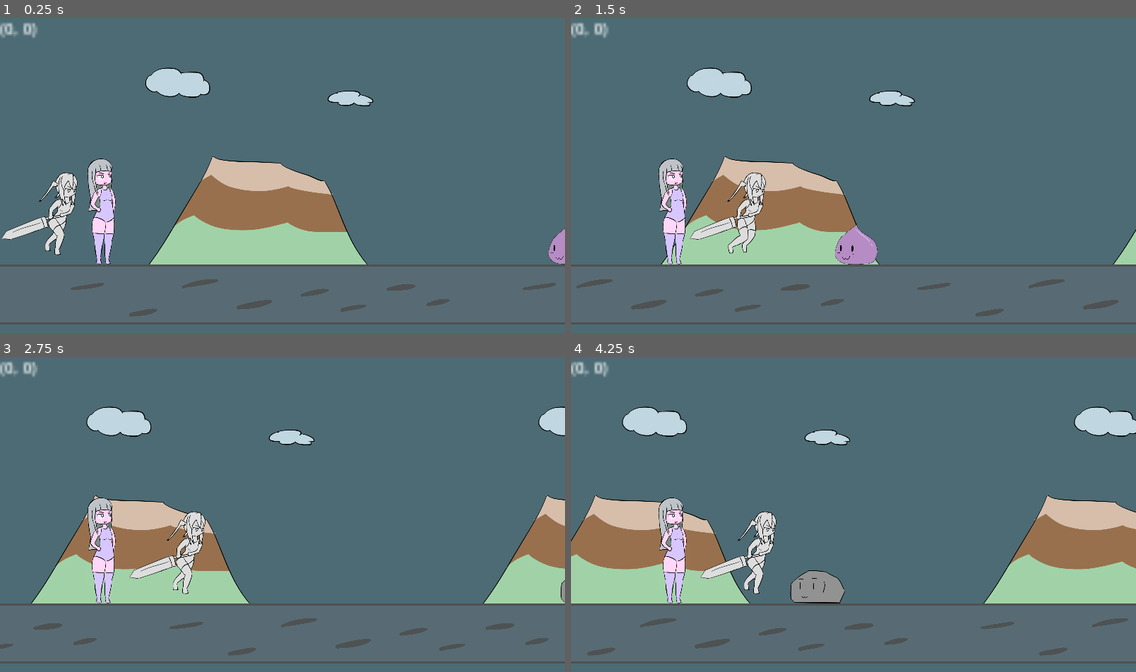
Above: before the commit, frames 1-4 (two rows, left to right).
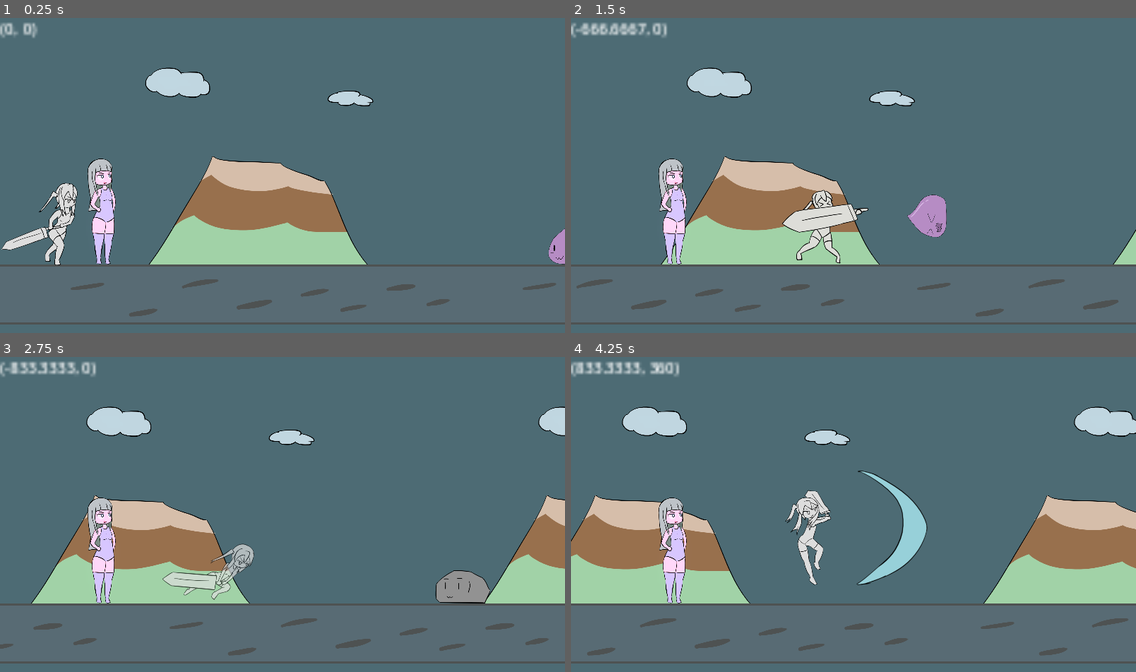
Above: after the commit, the same moments.

Repository: BeatMil/Animurun
Game: Godot game, scene res://Scenes/Forest.tscn
The game is run twice, just before and just after one commit, with the same random seed, the same clock (stepped at 60 frames per second) and the same inputs.
Inputs:
- Up to frame 1 (0.25 s): no input
- Up to frame 2 (1.5 s): tap Enter (ui_accept) at 0.5 s; hold K (block, bound only after the commit) 0.53-1.28 s; hold D (move_right, bound only after the commit) from 0.53 s (still down); tap Space (jump, bound only after the commit) at 0.77, 1.07 s; tap U (block, bound only before the commit) at 0.8, 1.35 s
- Up to frame 3 (2.75 s): tap Space (jump, bound only after the commit) at 1.52, 1.82 s; tap L (dodge, bound only after the commit) at 1.55 s; release D (move_right, bound only after the commit) at 2.03 s; hold A (move_left, bound only after the commit) from 2.03 s (still down); hold L (dodge, bound only after the commit) from 2.03 s (still down); tap E (dodge, bound only before the commit) at 2.3 s
- Up to frame 4 (4.25 s): release A (move_left, bound only after the commit) at 2.78 s; release L (dodge, bound only after the commit) at 2.78 s; hold D (move_right, bound only after the commit) from 2.78 s (still down); tap E (dodge, bound only before the commit) at 2.85 s; tap Space (jump, bound only after the commit) at 3.02, 3.32, 3.77, 4.07 s; tap Enter (ui_accept) at 3.05 s; hold Enter (ui_accept) from 3.53 s (still down); tap J (attack, bound only after the commit) at 3.8 s

The runs differ from the first frame. In frame 1, 1.3% of the frame differs, in the area x 0-14%, y 49-79%; in frame 2, 4.3%; in frame 3, 3.2%; in frame 4, 4.6%, in the area x 0-64%, y 1-79%.
Error before the commit: Invalid call. Nonexistent function 'push' in base 'CharacterBody2D'. (res://scripts/Slime.gd:40)

Commit message:
Add movement and jumping to chiichan

Diff:
--- a/project.godot
+++ b/project.godot
@@ -34,14 +34,34 @@
 "events": [Object(InputEventKey,"resource_local_to_scene":false,"resource_name":"","device":-1,"window_id":0,"alt_press …(182 unchanged characters)…
 ]
 }
+attack={
+"deadzone": 0.5,
+"events": [Object(InputEventKey,"resource_local_to_scene":false,"resource_name":"","device":-1,"window_id":0,"alt_pressed":false,"shift_pressed":false,"ctrl_pressed":false,"meta_pressed":false,"pressed":false,"keycode":0,"physical_keycode":74,"key_label":0,"unicode":106,"echo":false,"script":null)
+]
+}
 block={
 "deadzone": 0.5,
-"events": [Object(InputEventKey,"resource_local_to_scene":false,"resource_name":"","device":-1,"window_id":0,"alt_pressed":false,"shift_pressed":false,"ctrl_pressed":false,"meta_pressed":false,"pressed":false,"keycode":0,"physical_keycode":85,"key_label":0,"unicode":117,"echo":false,"script":null)
+"events": [Object(InputEventKey,"resource_local_to_scene":false,"resource_name":"","device":-1,"window_id":0,"alt_pressed":false,"shift_pressed":false,"ctrl_pressed":false,"meta_pressed":false,"pressed":false,"keycode":0,"physical_keycode":75,"key_label":0,"unicode":107,"echo":false,"script":null)
 ]
 }
 dodge={
 "deadzone": 0.5,
-"events": [Object(InputEventKey,"resource_local_to_scene":false,"resource_name":"","device":-1,"window_id":0,"alt_pressed":false,"shift_pressed":false,"ctrl_pressed":false,"meta_pressed":false,"pressed":false,"keycode":0,"physical_keycode":69,"key_label":0,"unicode":101,"echo":false,"script":null)
+"events": [Object(InputEventKey,"resource_local_to_scene":false,"resource_name":"","device":-1,"window_id":0,"alt_pressed":false,"shift_pressed":false,"ctrl_pressed":false,"meta_pressed":false,"pressed":false,"keycode":0,"physical_keycode":76,"key_label":0,"unicode":108,"echo":false,"script":null)
+]
+}
+jump={
+"deadzone": 0.5,
+"events": [Object(InputEventKey,"resource_local_to_scene":false,"resource_name":"","device":-1,"window_id":0,"alt_pressed":false,"shift_pressed":false,"ctrl_pressed":false,"meta_pressed":false,"pressed":false,"keycode":0,"physical_keycode":32,"key_label":0,"unicode":32,"echo":false,"script":null)
+]
+}
+move_left={
+"deadzone": 0.5,
+"events": [Object(InputEventKey,"resource_local_to_scene":false,"resource_name":"","device":-1,"window_id":0,"alt_pressed":false,"shift_pressed":false,"ctrl_pressed":false,"meta_pressed":false,"pressed":false,"keycode":0,"physical_keycode":65,"key_label":0,"unicode":97,"echo":false,"script":null)
+]
+}
+move_right={
+"deadzone": 0.5,
+"events": [Object(InputEventKey,"resource_local_to_scene":false,"resource_name":"","device":-1,"window_id":0,"alt_pressed":false,"shift_pressed":false,"ctrl_pressed":false,"meta_pressed":false,"pressed":false,"keycode":0,"physical_keycode":68,"key_label":0,"unicode":100,"echo":false,"script":null)
 ]
 }
 
--- a/scripts/Chiichan.gd
+++ b/scripts/Chiichan.gd
@@ -1,4 +1,4 @@
-extends RigidBody2D
+extends CharacterBody2D
 
 
 @export var default_pos: Node
@@ -11,22 +11,44 @@
 # Configs
 var state = States.RUNNING
 var is_alive = true
-var can_move_to_default_pos = false
-var speed = Vector2(100, 0)
+var speed = 100000
+var jump_power = 900
+var gravity_power = 30
 
 
 # Constants
 @onready var anim_player = $AnimationPlayer
 var ATTACK01_HITBOX = preload("res://nodes/hitboxes/attack01_hitbox.tscn")
+const FRICTION = 0.1
 
 
 func _ready():
-	pass # Replace with function body.
+	pass
 
 
-func _integrate_forces(_state):
-	if position.x < default_pos.position.x and can_move_to_default_pos and is_alive:
-		linear_velocity = speed
+func _physics_process(delta):
+	if state != States.STUNNED:
+		# Jump
+		if Input.is_action_just_pressed("jump"):
+			if is_on_floor():
+				jump()
+		elif Input.is_action_just_released("jump"):
+			release_jump()
+
+
+		# normal movement
+		if Input.is_action_pressed("move_left") and Input.is_action_pressed("move_right"):
+			lerp_velocity_x()
+		elif Input.is_action_pressed("move_left"):
+			velocity = Vector2(-speed * delta, velocity.y)
+		elif Input.is_action_pressed("move_right"):
+			velocity = Vector2(speed * delta, velocity.y)
+		else:
+			lerp_velocity_x()
+
+	# Add gravity and calculate movements
+	gravity()
+	move_and_slide()
 
 
 func _input(event):
@@ -36,7 +58,7 @@
 	if state == States.STUNNED:
 		return
 
-	if event.is_action_pressed("ui_accept"):
+	if event.is_action_pressed("attack"):
 		attack01()
 
 	if event.is_action_pressed("block"):
@@ -44,6 +66,10 @@
 
 	if event.is_action_pressed("dodge"):
 		dodge()
+
+
+func lerp_velocity_x():
+	velocity = velocity.lerp(Vector2(0, velocity.y), FRICTION)
 
 
 func spawn_hitbox01(): # used by AnimationPlayer
@@ -61,26 +87,34 @@
 
 	state = States.STUNNED
 
+	velocity += power
+
 	# Set linear_velocity to ZERO
 	# Make it easier to control how far chiichan would fly
 	# When she collides while moving and while stay still
-	linear_velocity = Vector2.ZERO
-	apply_impulse(power)
+	# linear_velocity = Vector2.ZERO
+	# apply_impulse(power)
 
-	can_move_to_default_pos = false
+
+func jump():
+	anim_player.play("jump")
+	velocity += Vector2(0, -jump_power)
+
+
+func release_jump():
+	if velocity.y < 0: # while rising
+		velocity = Vector2(velocity.x, 0)
 
 
 func ded():
 	is_alive = false
-	can_move_to_default_pos = false
-	apply_impulse(Vector2(-800, -100))
 	$"%DedMenu".show_menu()
 
 
 func sword_deflect():
 	$"AnimationPlayer".play("sword_deflect")
 	state = States.STUNNED
-	apply_impulse(Vector2(-900, -100))
+	velocity = Vector2.ZERO
 
 
 func attack01():
@@ -97,6 +131,11 @@
 	anim_player.play("dodge")
 
 
+func gravity():
+	if not is_on_floor():
+		velocity += Vector2(0, gravity_power)
+
+
 func dodge_collision():
 	collision_layer = 0b00000000000000001000
 	collision_mask = 0b00000000000000000001
@@ -110,5 +149,4 @@
 func _on_animation_player_animation_finished(anim_name):
 	if anim_name in ["attack01", "hurt", "block", "block_impact", "attack01_2", "dodge"]:
 		state = States.RUNNING
-		can_move_to_default_pos = true
 		anim_player.play("run")
--- a/scripts/Rocky.gd
+++ b/scripts/Rocky.gd
@@ -2,7 +2,7 @@
 
 
 var speed: Vector2 = Vector2(-1000, 0)
-var push_back: Vector2 = Vector2(-4000, -100)
+var push_back: Vector2 = Vector2(-3000, -100)
 
 
 # Config
